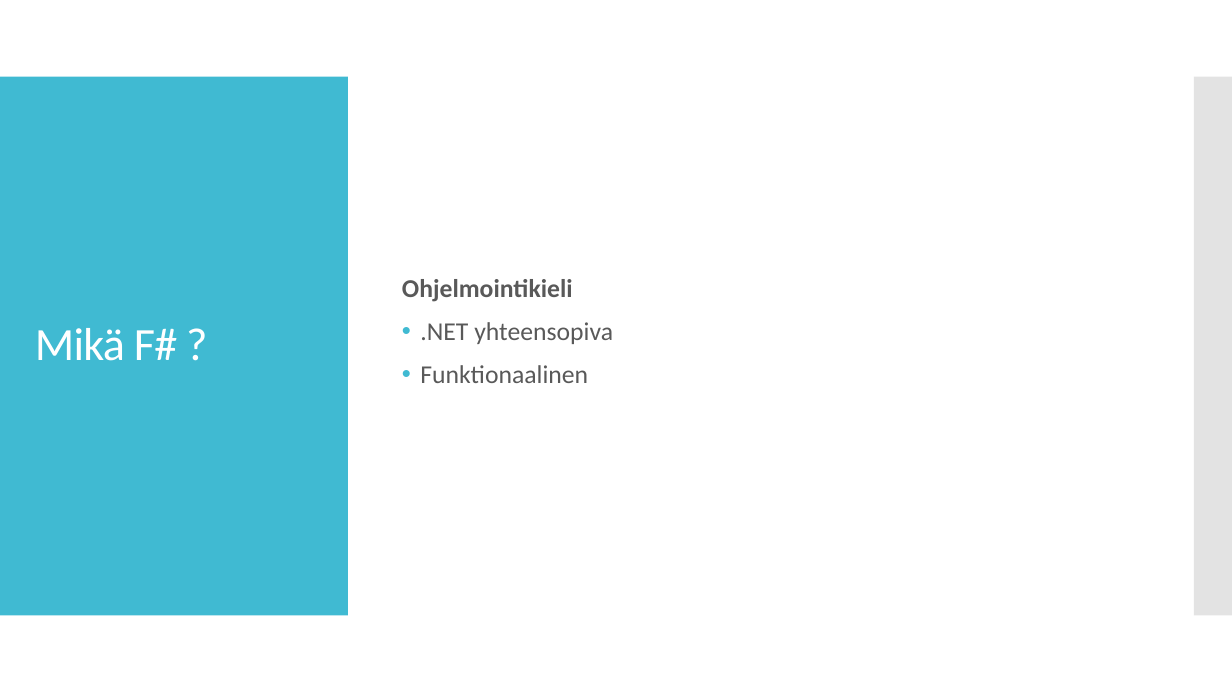
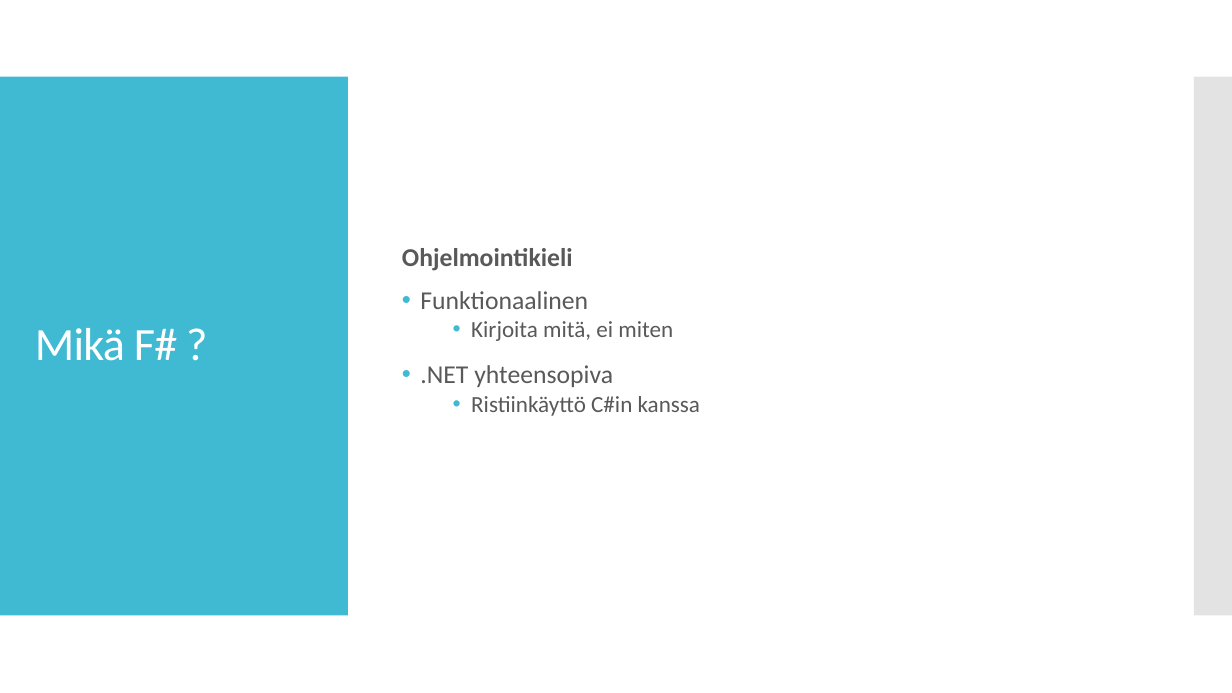
Before and after one commit to supertopi/FSharpRep, a slide deck: slide 2 of F.pptx. Drawn at 1232x693 pixels with LibreOffice and Linux fonts; fonts in the diff are those of the drawing. Boxes give left, top, right and bottom in pixels: in the first picture for what was removed or moved away, otherwise in the second. Text is boxed around its words. In the diff, an @@ line names an element or a change of style, - is before the commit and + after.

```diff
--- a/F.pptx
+++ b/F.pptx
@@ text at bbox=[420, 291, 673, 341]: paragraphs added @@
+• Funktionaalinen
+  • Kirjoita mitä, ei miten
@@ text at bbox=[471, 396, 700, 416]: text changed; size 20 to 18 pt @@
-• Funktionaalinen
+  • Ristiinkäyttö C#in kanssa
```
Also in this commit, not shown: 3 other slides changed, 1 slide added, 2 other files.
